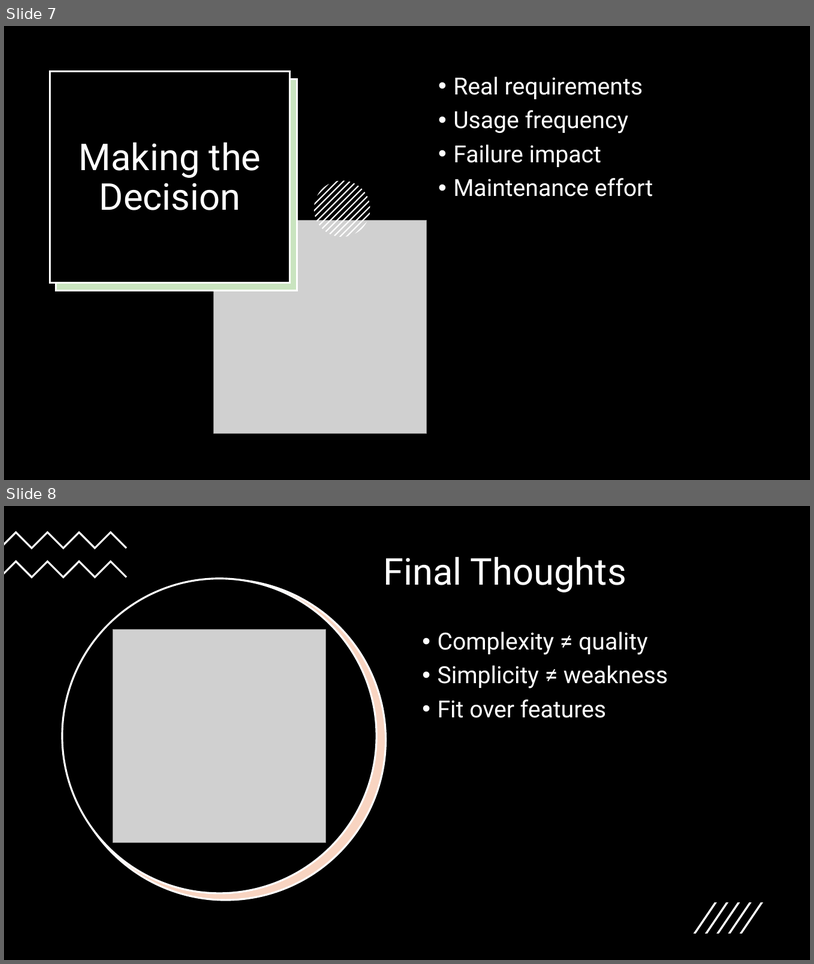
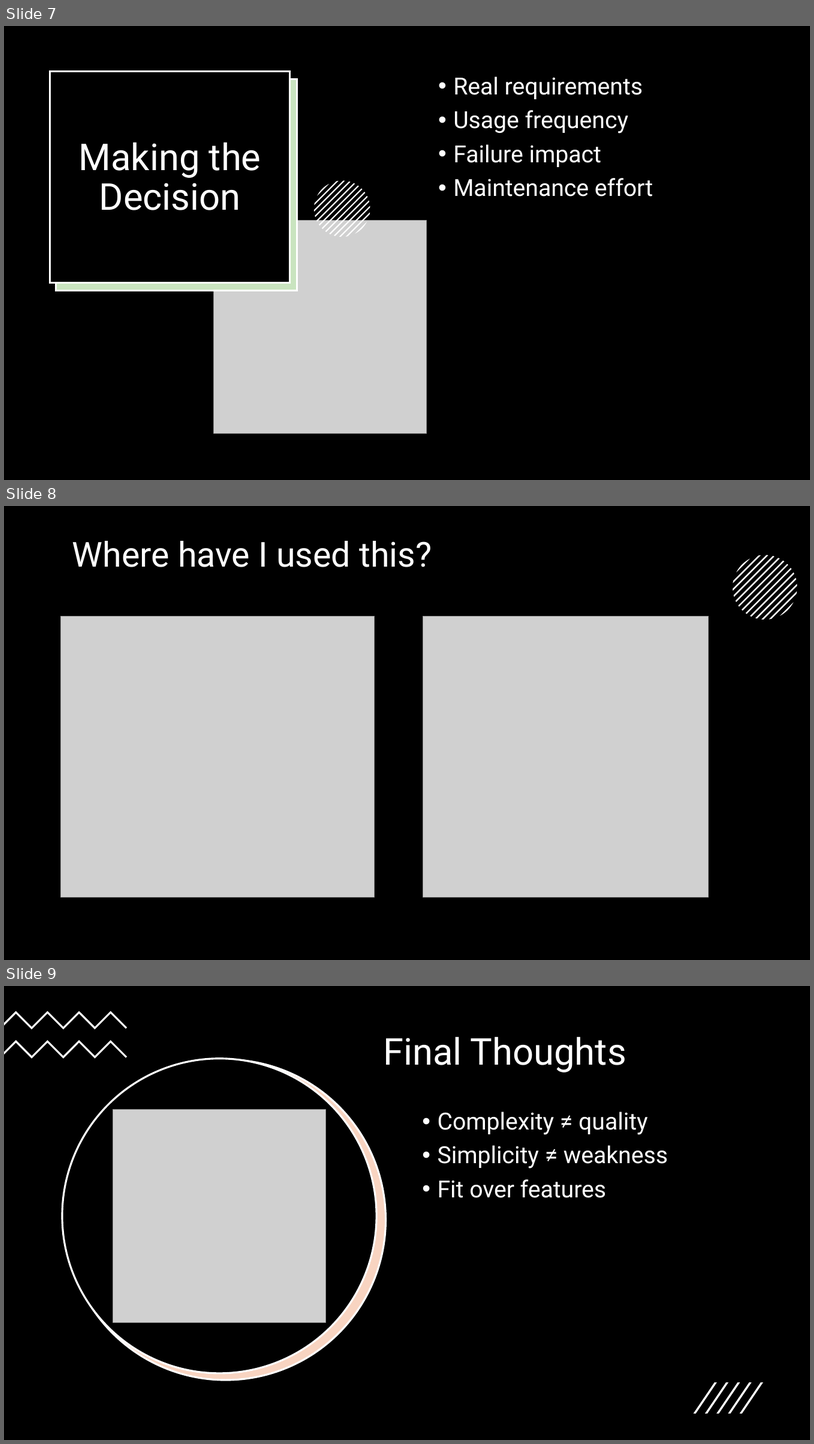
Before and after one commit to HardBoss07/wiss-docs, a slide deck: docs/English/Semester 1/Presentation-2026-01-09.pptx. Shown one above the other, each under a label of ours: slides 7 and 8 before the commit, slides 7, 8 and 9 after it. The pictures are 814x964 and 814x1444 pixels, drawn with LibreOffice and Linux fonts; fonts in the diff are those of the drawing; grey boxes stand for pictures. Boxes give left, top, right and bottom in pixels: in the first picture for what was removed or moved away, otherwise in the second. Text is boxed around its words. In the diff, an @@ line names an element or a change of style, - is before the commit and + after.

Commit message:
fixed final errors in presentation and added new slide of where i personally have used that

```diff
--- a/docs/English/Semester 1/Presentation-2026-01-09.pptx
+++ b/docs/English/Semester 1/Presentation-2026-01-09.pptx
@@ slide 8 added at box(4, 506, 810, 960), background #FFFFFF @@
@@ rectangle added at box(4, 506, 810, 960), fill #000000 @@
@@ title added at box(72, 541, 432, 567), 41 pt, text #FFFFFF @@
+Where have I used this?
@@ group added at box(733, 555, 798, 620): 13 freeform shapes @@
@@ picture added at box(61, 616, 375, 897) @@
@@ picture added at box(423, 616, 710, 897) @@
@@ what was slide 8 is now slide 9 @@
```
Also in this commit, not shown: 2 slides changed, 1 other file.
